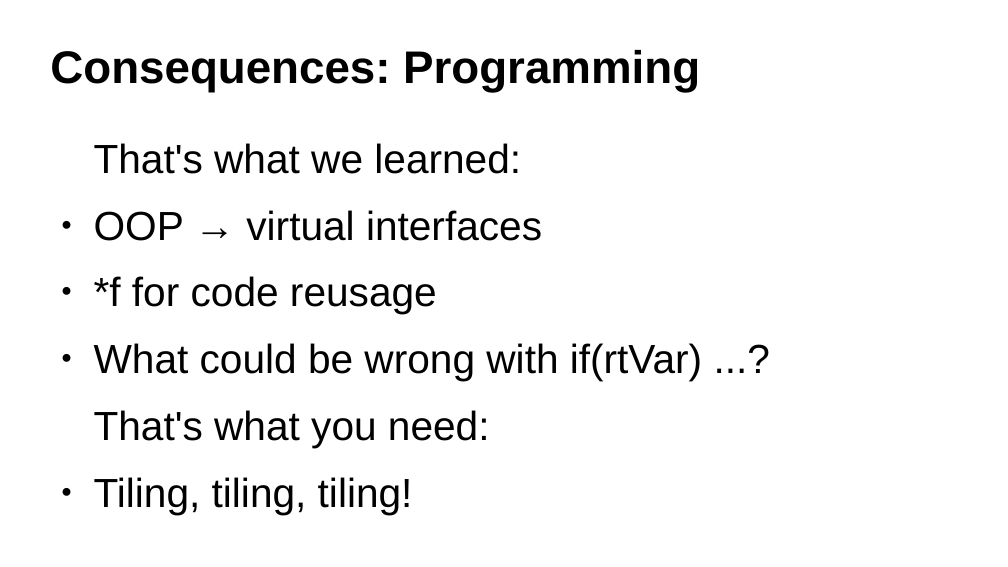
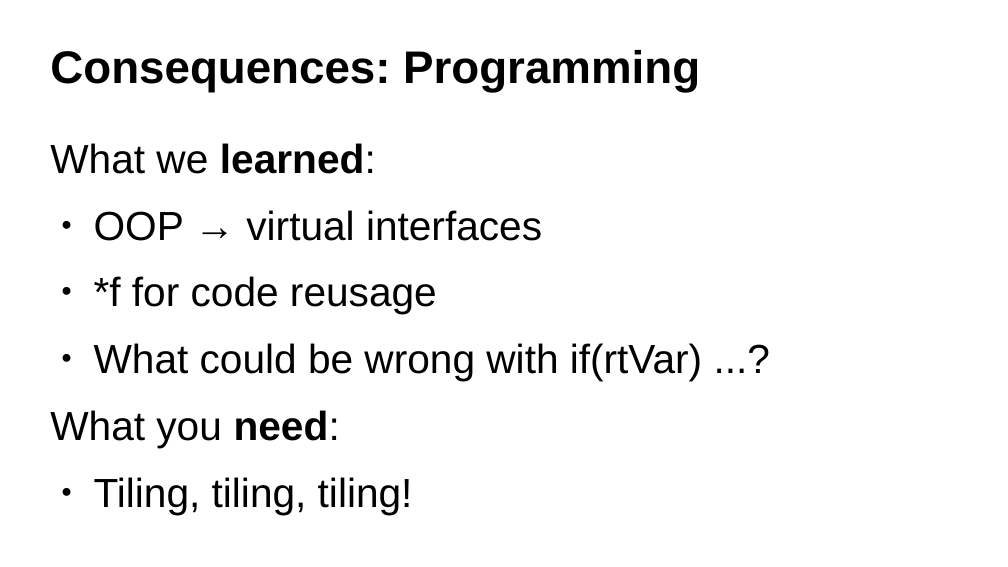
Before and after one commit to ax3l/datenspuren_2016, a slide deck: slide 16 of Slides.odp (slide 11 before the commit). Drawn at 1008x567 pixels with LibreOffice and Linux fonts; fonts in the diff are those of the drawing; background and template pictures are left out. Boxes give left, top, right and bottom in pixels: in the first picture for what was removed or moved away, otherwise in the second. Text is boxed around its words. In the diff, an @@ line names an element or a change of style, - is before the commit and + after.

```diff
--- a/Slides.odp
+++ b/Slides.odp
@@ text at (50, 143, 376, 174): text changed @@
-That's what we learned:
+What we learned:
@@ text at (50, 410, 340, 448): text changed @@
-That's what you need:
+What you need:
```
Also in this commit, not shown: 5 other slides changed, 5 slides added.
